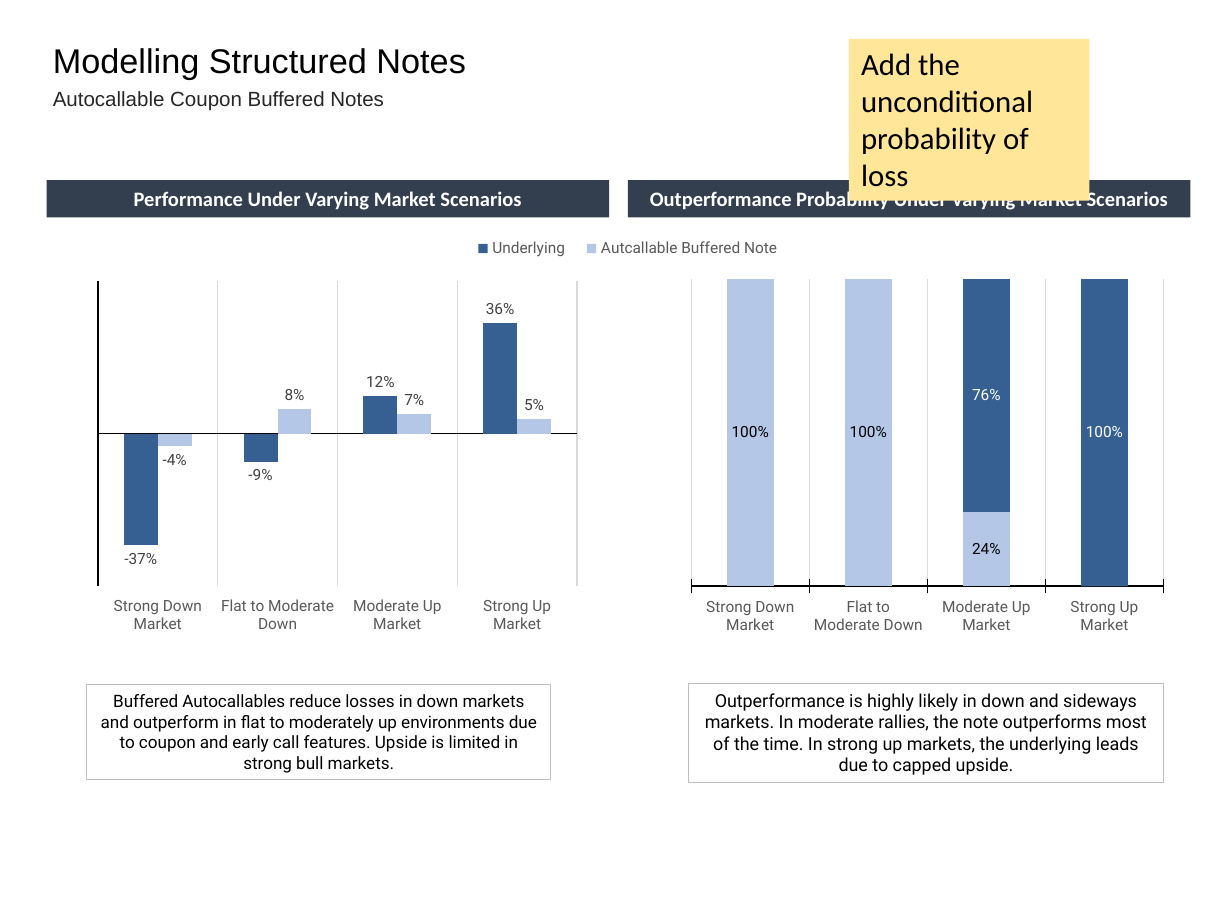
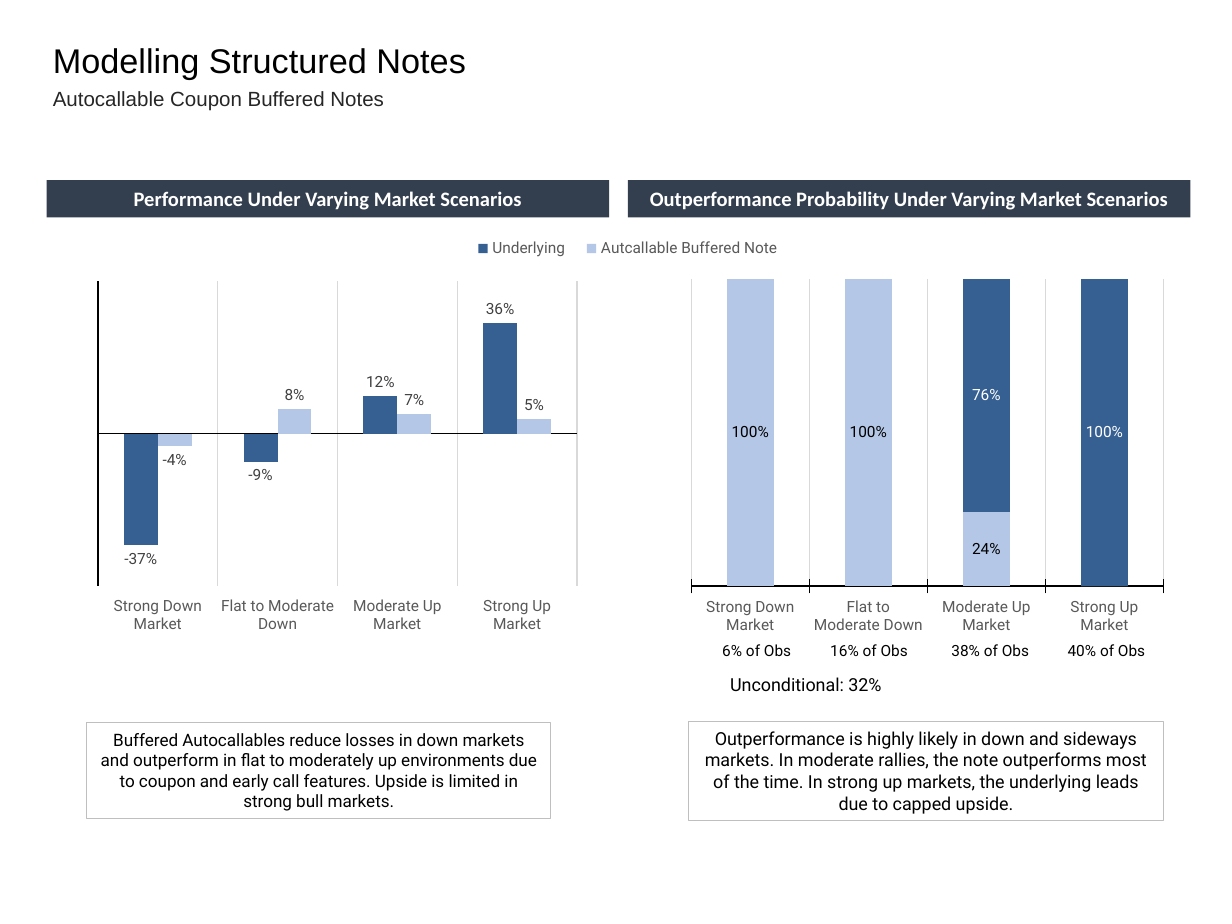
Before and after one commit to fabarker/epsilon-phi, a slide deck: slide 33 of epsilon-phi-core/src/python/epsilonPhi/ep_saa/marketing/Slides.pptx (slide 30 before the commit). Drawn at 1232x924 pixels with LibreOffice and Linux fonts; fonts in the diff are those of the drawing. Boxes give left, top, right and bottom in pixels: in the first picture for what was removed or moved away, otherwise in the second. Text is boxed around its words. In the diff, an @@ line names an element or a change of style, - is before the commit and + after.

```diff
--- a/epsilon-phi-core/src/python/epsilonPhi/ep_saa/marketing/Slides.pptx
+++ b/epsilon-phi-core/src/python/epsilonPhi/ep_saa/marketing/Slides.pptx
@@ rectangle removed at (849,39,1089,201) @@
-Add the unconditional probability of loss
@@ text added at (722,644,791,656), 9 pt, text #000000 @@
+6% of Obs
@@ text added at (830,644,908,656), 9 pt, text #000000 @@
+16% of Obs
@@ text added at (951,644,1029,656), 9 pt, text #000000 @@
+38% of Obs
@@ text added at (1068,644,1145,656), 9 pt, text #000000 @@
+40% of Obs
@@ text added at (730,677,881,691), 10.5 pt, text #000000 @@
+Unconditional: 32%
@@ rectangle "Buffered Autocallables reduce losses in ...": place and size @@
-rectangle "Buffered Autocallables reduce losses in ..." at (86,685,551,780)
+rectangle "Buffered Autocallables reduce losses in ..." at (86,723,551,818)
@@ rectangle "Outperformance is highly likely in ...": place and size @@
-rectangle "Outperformance is highly likely in ..." at (689,684,1163,784)
+rectangle "Outperformance is highly likely in ..." at (689,722,1163,822)
```
Also in this commit, not shown: 18 other slides changed, 5 slides added, 2 slides removed, 21 other files.
